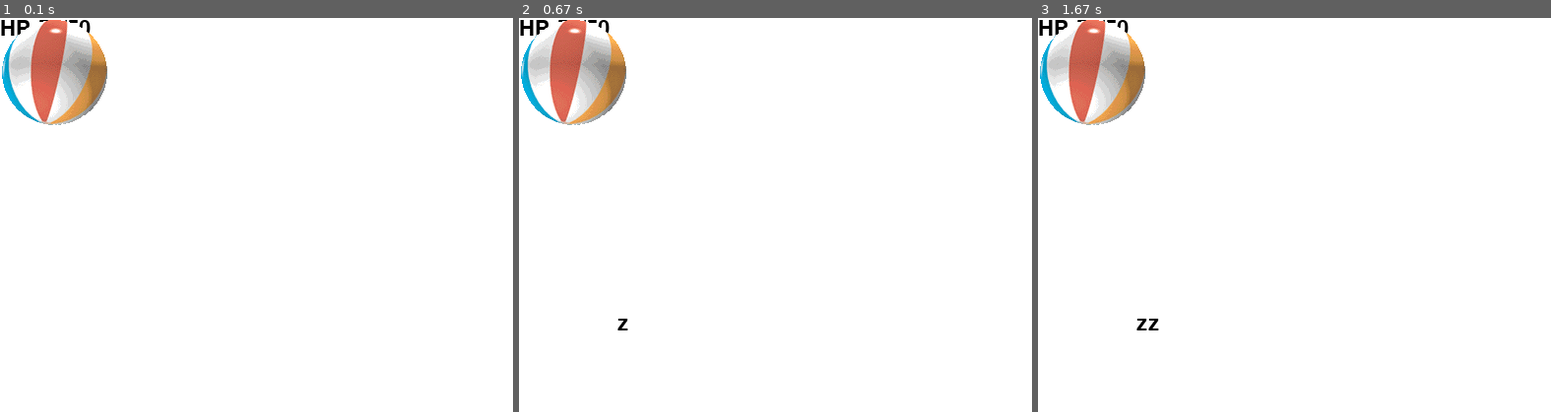
Above: before the commit, frames 1-3 (left to right).
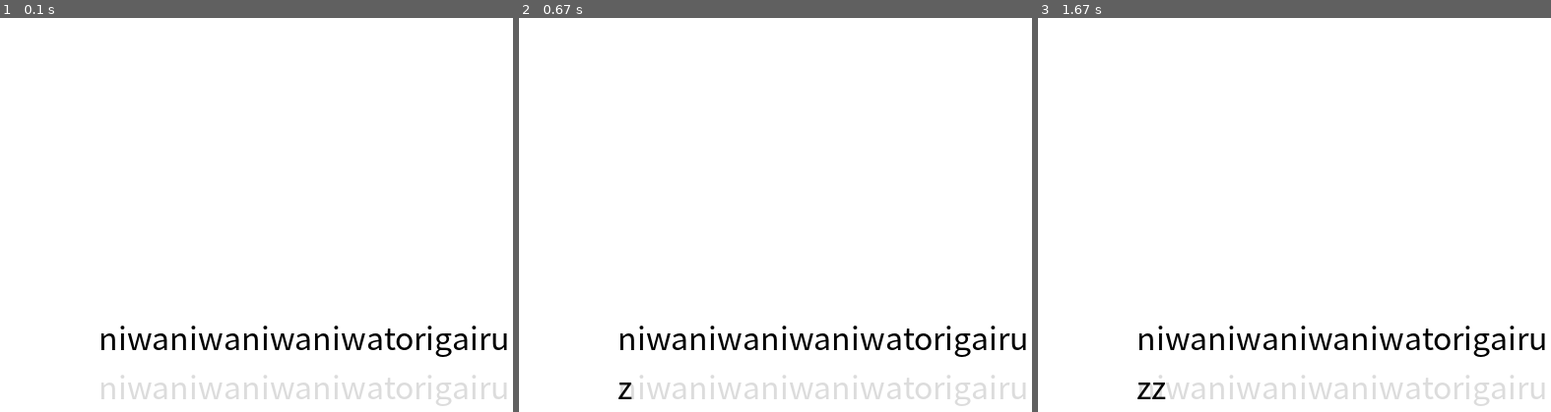
Above: after the commit, the same moments.

Repository: FLT4613/pygame-test
Game: pygame game, started from main.py
Two runs of this game, one before a commit and one after it. Both use one fixed random seed, a clock stepped at 60 frames per second and the inputs below.
Inputs:
- Up to frame 1 (0.1 s): no input
- Up to frame 2 (0.67 s): tap Z at 0.33 s
- Up to frame 3 (1.67 s): tap Z at 0.67 s

The runs differ from the first frame. In frame 1, 6.3% of the frame differs, in the area x 0-99%, y 0-99%; in frame 2, 6.4%; in frame 3, 6.4%.

Commit message:
タイピングゲームっぽくする

Diff:
--- a/main.py
+++ b/main.py
@@ -98,30 +98,29 @@
 Enemy.containers = group, bullets
 Explosion.containers = group
 
-player = Player()
+# player = Player()
 # enemy = Enemy()
 # enemy.rect.center = (240, 300)
 
-hp_string = pygame.font.SysFont(None, 32).render("HP:50/50", True, (0, 0, 0))
-
-words_font = pygame.font.SysFont(None, 32)
-words = []
-
+words_font = pygame.font.SysFont('Meiryo UI', 32)
+input_chrs = []
+target_sentence = 'niwaniwaniwaniwatorigairu'
+placeholder = target_sentence
 while 1:
     screen.fill((255, 255, 255))
-    screen.blit(hp_string, (0, 0))
-
-    screen.blit(words_font.render(''.join(words), True, (0, 0, 0)), (100, 300))
+    screen.blit(words_font.render(target_sentence, True, (0, 0, 0)), (100, 300))
+    screen.blit(words_font.render(placeholder, True, (220, 220, 220)), (100, 350))
+    screen.blit(words_font.render(''.join(input_chrs), True, (0, 0, 0)), (100, 350))
     pressed_keys = pygame.key.get_pressed()
 
-    if pressed_keys[pygame.K_LEFT]:
-        player.vx = -player.speed
-    if pressed_keys[pygame.K_RIGHT]:
-        player.vx = player.speed
-    if pressed_keys[pygame.K_UP]:
-        player.vy = -player.speed
-    if pressed_keys[pygame.K_DOWN]:
-        player.vy = player.speed
+    # if pressed_keys[pygame.K_LEFT]:
+    #     player.vx = -player.speed
+    # if pressed_keys[pygame.K_RIGHT]:
+    #     player.vx = player.speed
+    # if pressed_keys[pygame.K_UP]:
+    #     player.vy = -player.speed
+    # if pressed_keys[pygame.K_DOWN]:
+    #     player.vy = player.speed
     # if pressed_keys[pygame.K_z]:
     #     Bullet(player.rect.center, (10, 0))
 
@@ -143,4 +142,4 @@
                 pygame.quit()
                 sys.exit()
             elif str.isalnum(event.unicode):
-                words.append(event.unicode)
+                input_chrs.append(event.unicode)
